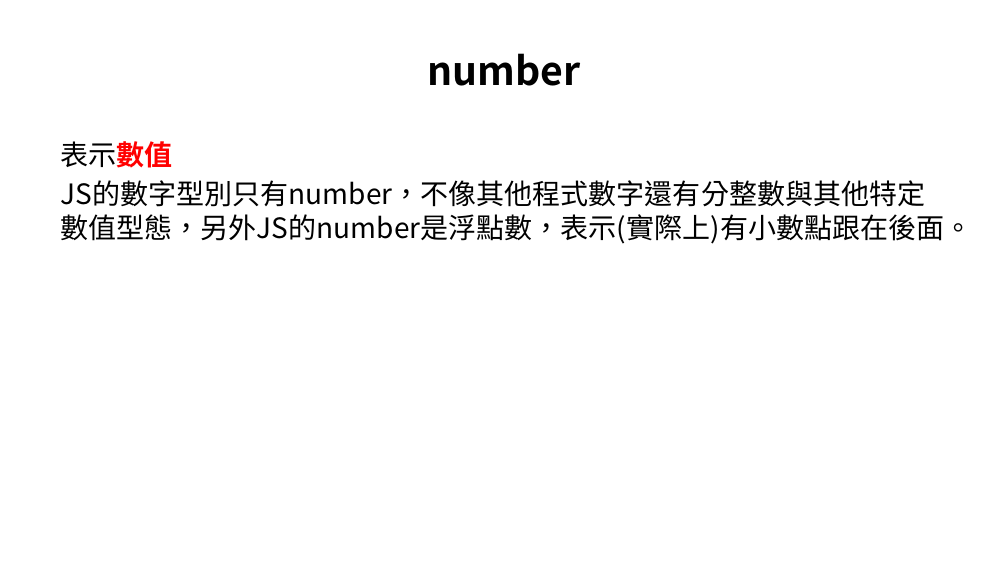
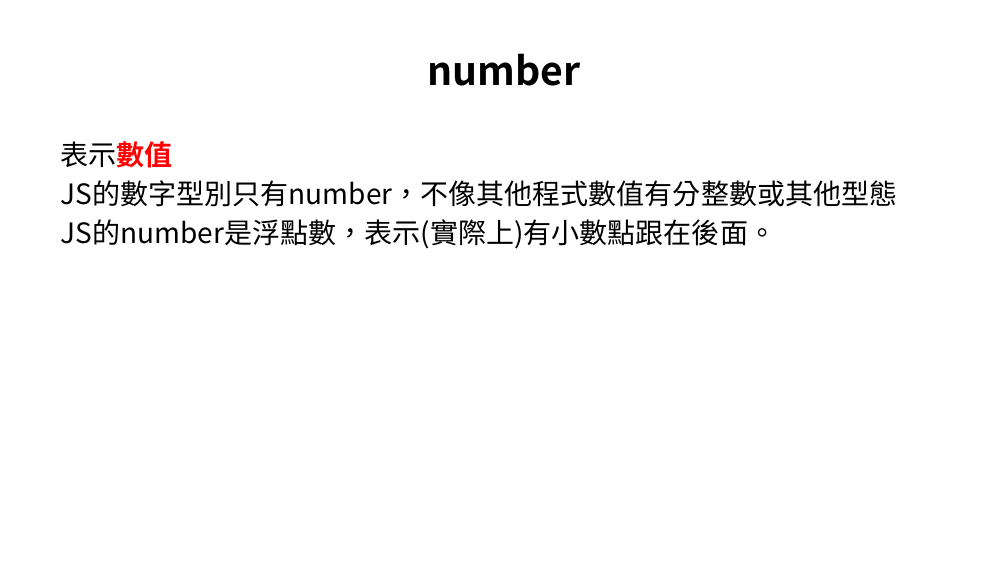
Before and after one commit to allen8101070/JavaScript-PPT, a slide deck: slide 27 of javaScript.pptx (slide 28 before the commit). Drawn at 1008x567 pixels with LibreOffice and Linux fonts; fonts in the diff are those of the drawing. Boxes give left, top, right and bottom in pixels: in the first picture for what was removed or moved away, otherwise in the second. Text is boxed around its words. In the diff, an @@ line names an element or a change of style, - is before the commit and + after.

```diff
--- a/javaScript.pptx
+++ b/javaScript.pptx
@@ text at <box>60,180,897,249</box>: text changed @@
-JS的數字型別只有number，不像其他程式數字還有分整數與其他特定數值型態，另外JS的number是浮點數，表示(實際上)有小數點跟在後面。
+JS的數字型別只有number，不像其他程式數值有分整數或其他型態
+JS的number是浮點數，表示(實際上)有小數點跟在後面。
```
Also in this commit, not shown: 12 other slides changed, 6 slides added, 4 slides removed.
